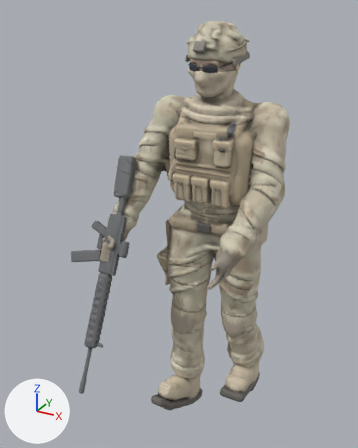
The glTF model tools/anim/soldier_animated.glb as it was, and as the next commit left it.
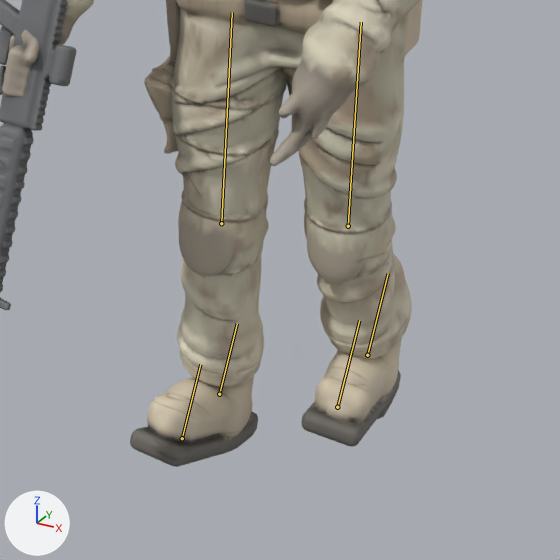
Each version is shown whole from a 50 mm lens placed at (0.803, -1.792, 1.819), pointed at (-0.113, -0.125, 0.986), then close up on the part from 28% to 90% of the width and 50% to 100% of the height. The axes (+X, +Y, +Z) are drawn at lower left. The lights are the same throughout. The first two pictures are the older version. Both versions are drawn at frame 8 of the action 'Aim & scan'; the numbers are the values there. The bones that change, and the others that lie on the model, are drawn over the model as lines in the close-ups.

Objects in the first close-up: 'Soldier'.
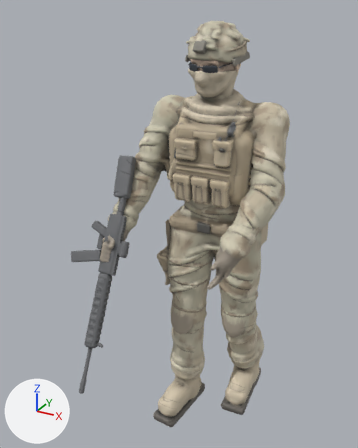
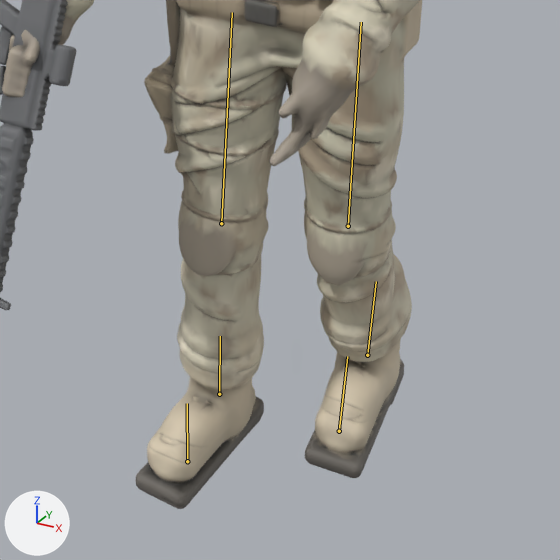
What the commit changed:
Bone 'Foot.L' (bone_foot_l) turns from (-32, 0, 0) to (-6, 0, 0) degrees about its own x, y and z.
Bone 'Foot.R' (bone_foot_r) turns from (-26, 0, 0) to (5, 0, 0) degrees about its own x, y and z.

What differs and where, as boxes (x1, y1, x2, y2) in the close-ups (560 x 560 px):
'Soldier', posed: before (0, 0, 422, 467); after (0, 0, 422, 509)
bone 'Foot.L', root to tip: before (367, 355) to (388, 273); after (367, 355) to (376, 281)
bone 'Foot.R', root to tip: before (219, 394) to (237, 323); after (219, 394) to (220, 336)
